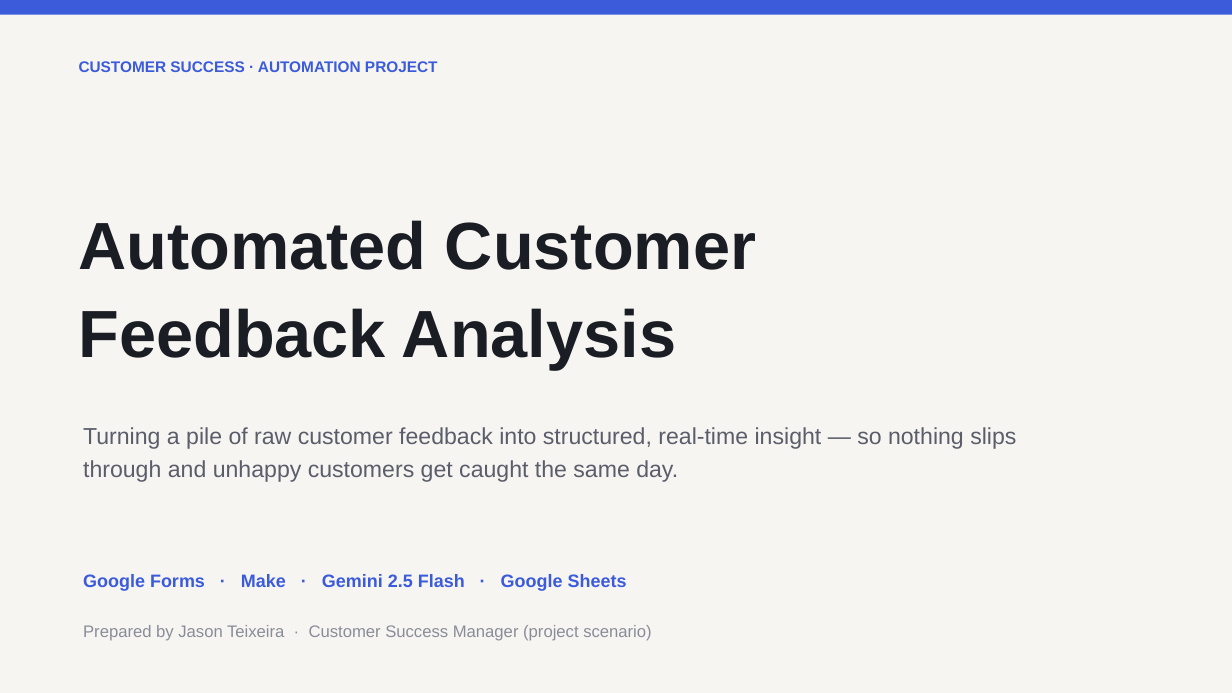
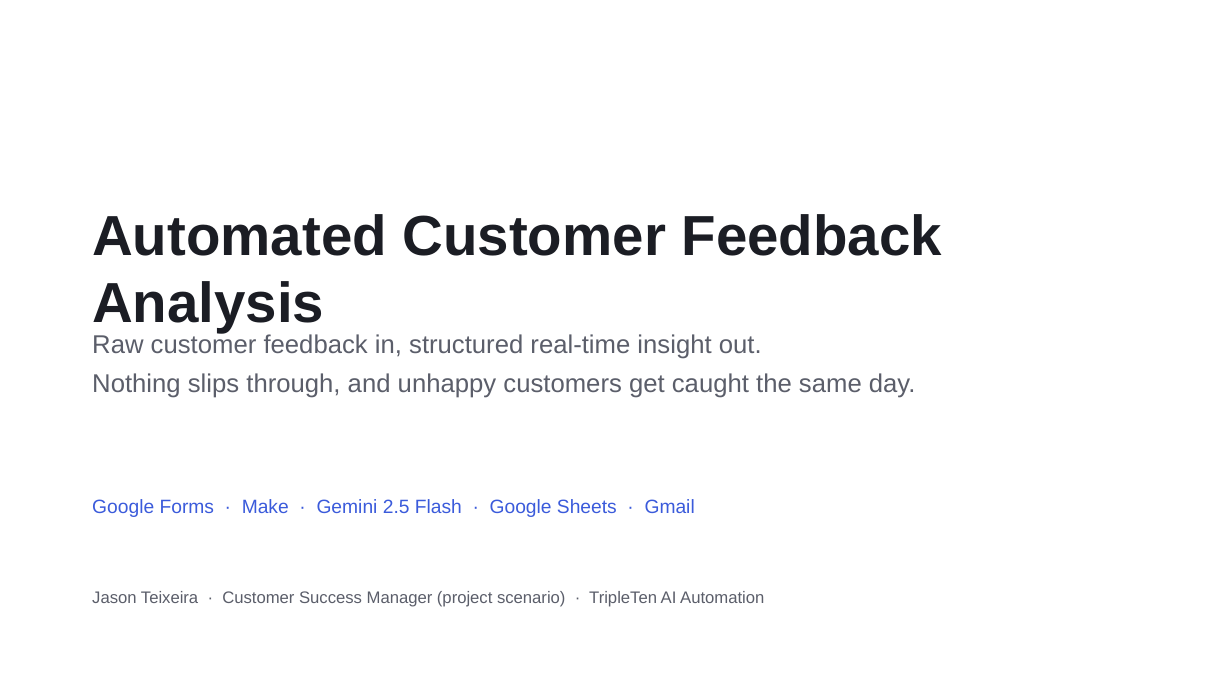
Before and after one commit to JasonTeixeira/tripleten-ai-automation-portfolio, a slide deck: slide 1 of projects/automated-feedback-analysis/Automated-Feedback-Analysis-Jason-Teixeira.pptx. Drawn at 1232x693 pixels with LibreOffice and Linux fonts; fonts in the diff are those of the drawing. Boxes give left, top, right and bottom in pixels: in the first picture for what was removed or moved away, otherwise in the second. Text is boxed around its words. In the diff, an @@ line names an element or a change of style, - is before the commit and + after.

Commit message:
feat: complete feedback-analysis project — live Make scenario, real run artifacts, submission links
- Built and verified the 5-module Make scenario (Forms -> Gemini 2.5 Flash ->
  Parse JSON -> Sheets -> Gmail with Negative-only filter); scheduling ON
- 7 real form responses processed: 3 Positive / 2 Neutral / 2 Negative,
  2 alert emails delivered
- Prompt hardened after a borderline case flip-flopped across runs
  (explicit classification rules; temp 0.2)
- Real screenshots (workflow, sheet, alert email) + exported blueprint.json
- Rebuilt the deck with embedded screenshots and live links; published as
  Google Slides; Sheet + blueprint shared view-only
- README/PRESENTATION prose pass + submission links filled in

```diff
--- a/projects/automated-feedback-analysis/Automated-Feedback-Analysis-Jason-Teixeira.pptx
+++ b/projects/automated-feedback-analysis/Automated-Feedback-Analysis-Jason-Teixeira.pptx
@@ rectangle removed at bbox=[0, 0, 1232, 693] @@
@@ rectangle removed at bbox=[0, 0, 1232, 15] @@
@@ text removed at bbox=[79, 61, 438, 72] @@
-CUSTOMER SUCCESS · AUTOMATION PROJECT
@@ text at bbox=[92, 214, 942, 333]: text changed; size 52 to 44 pt @@
-Automated Customer
-Feedback Analysis
+Automated Customer Feedback Analysis
@@ text at bbox=[92, 332, 916, 398]: text changed; size 18 to 20 pt @@
-Turning a pile of raw customer feedback into structured, real-time insight — so nothing slips through and unhappy customers get caught the same day.
+Raw customer feedback in, structured real-time insight out.
+Nothing slips through, and unhappy customers get caught the same day.
@@ text at bbox=[92, 499, 695, 517]: text changed; size 14 to 15 pt; bold off @@
-Google Forms · Make · Gemini 2.5 Flash · Google Sheets
+Google Forms · Make · Gemini 2.5 Flash · Google Sheets · Gmail
@@ text at bbox=[92, 591, 764, 607]: text changed; text colour #8A8D98 to #5B5E6A @@
-Prepared by Jason Teixeira · Customer Success Manager (project scenario)
+Jason Teixeira · Customer Success Manager (project scenario) · TripleTen AI Automation
```
Also in this commit, not shown: 7 other slides changed, 2 slides added, 2 slides removed, 10 other files.
